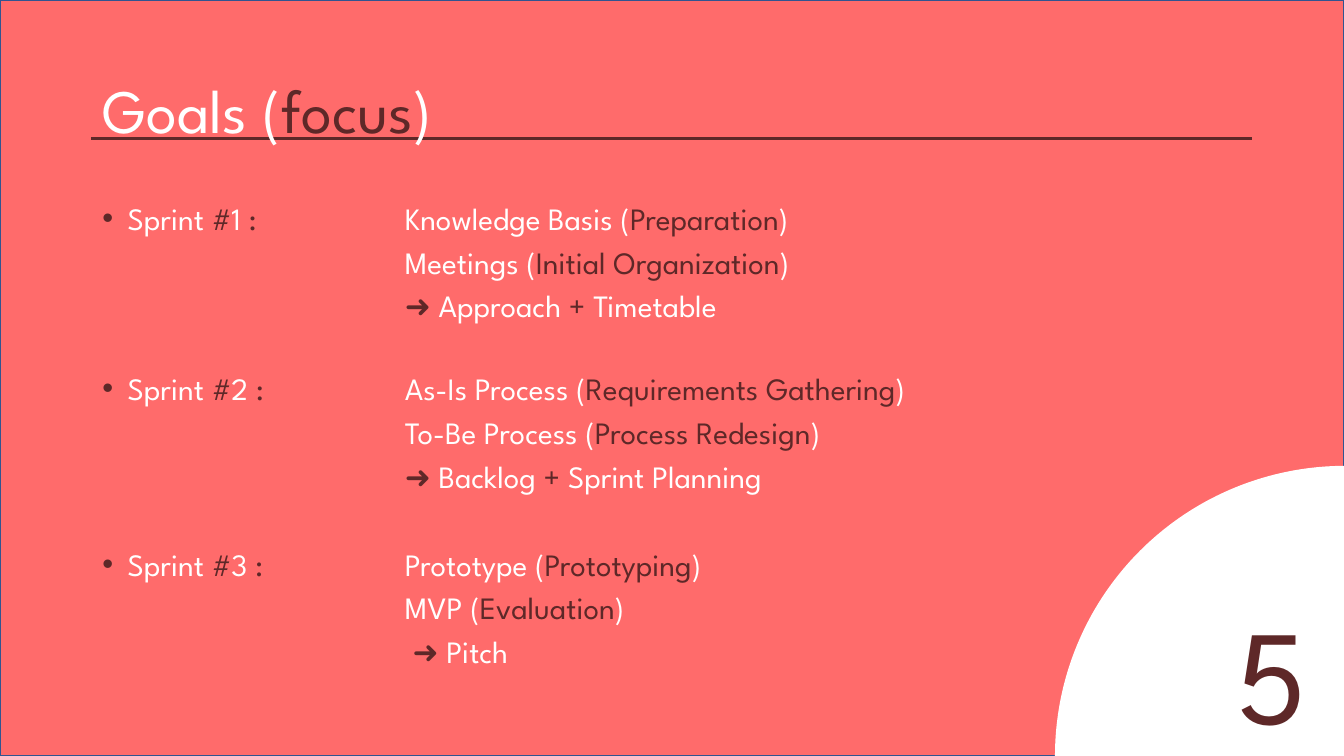
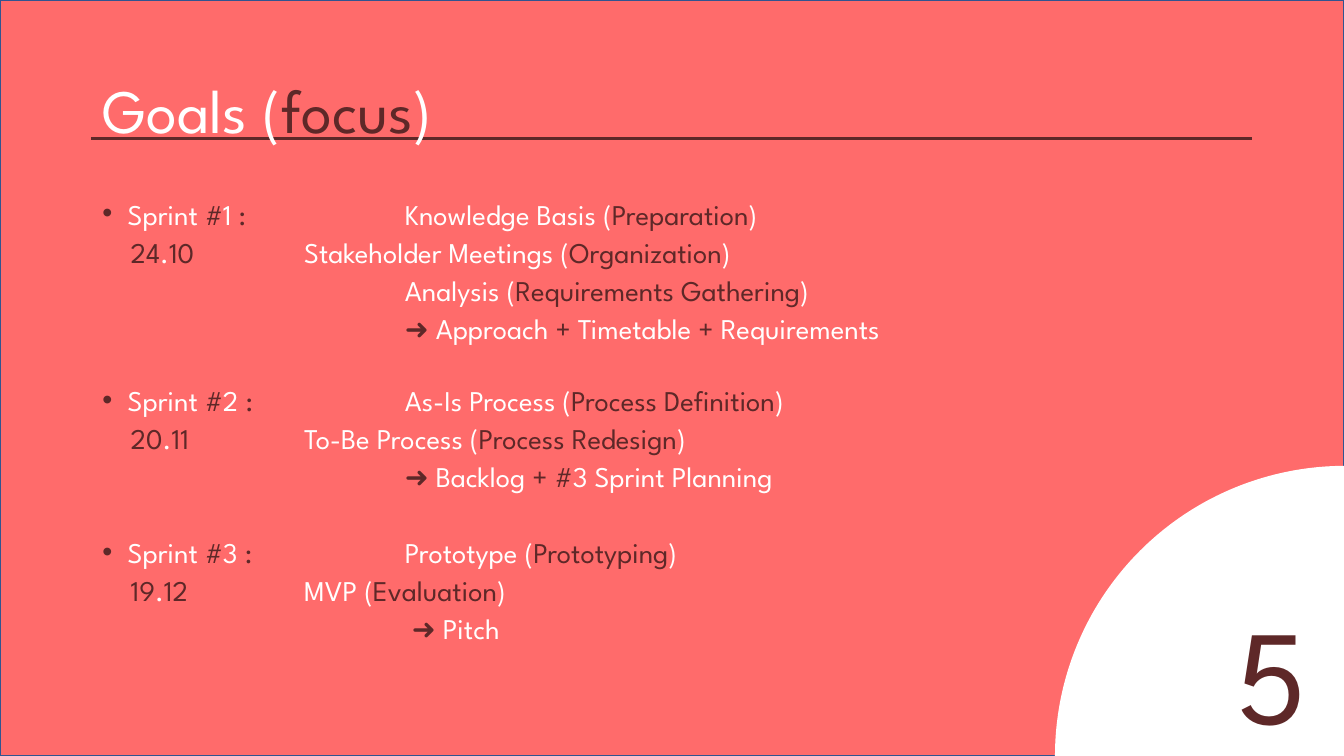
Before and after one commit to AgileBusinessAnalysis/10_TEAM, a slide deck: slide 9 of Initial_Pitch.pptx (slide 8 before the commit). Drawn at 1344x756 pixels with LibreOffice and Linux fonts; fonts in the diff are those of the drawing. Boxes give left, top, right and bottom in pixels: in the first picture for what was removed or moved away, otherwise in the second. Text is boxed around its words. In the diff, an @@ line names an element or a change of style, - is before the commit and + after.

Commit message:
Initial_Pitch.pptx - Commit after the Initial Pitch Preparation Meeting

```diff
--- a/Initial_Pitch.pptx
+++ b/Initial_Pitch.pptx
@@ text at [128,205,757,640]: size 22.2 to 20.4 pt in "Sprint #1 : Knowledge Basis (Preparation)", "Sprint #3 : Prototype (Prototyping)", "➜ Pitch"; line spacing 0.8 to 0.7 @@
@@ text at [128,243,880,493]: text changed; size 22.2 to 20.4 pt @@
-Meetings (Initial Organization)
-➜ Approach + Timetable
-• Sprint #2 : As-Is Process (Requirements Gathering)
-To-Be Process (Process Redesign)
-➜ Backlog + Sprint Planning
+24.10 Stakeholder Meetings (Organization)
+Analysis (Requirements Gathering)
+➜ Approach + Timetable + Requirements
+• Sprint #2 : As-Is Process (Process Definition)
+20.11 To-Be Process (Process Redesign)
+➜ Backlog + #3 Sprint Planning
@@ text at [304,581,505,607]: text changed; size 22.2 to 20.4 pt @@
-MVP (Evaluation)
+19.12 MVP (Evaluation)
```
Also in this commit, not shown: 3 other slides changed, 1 slide added.
